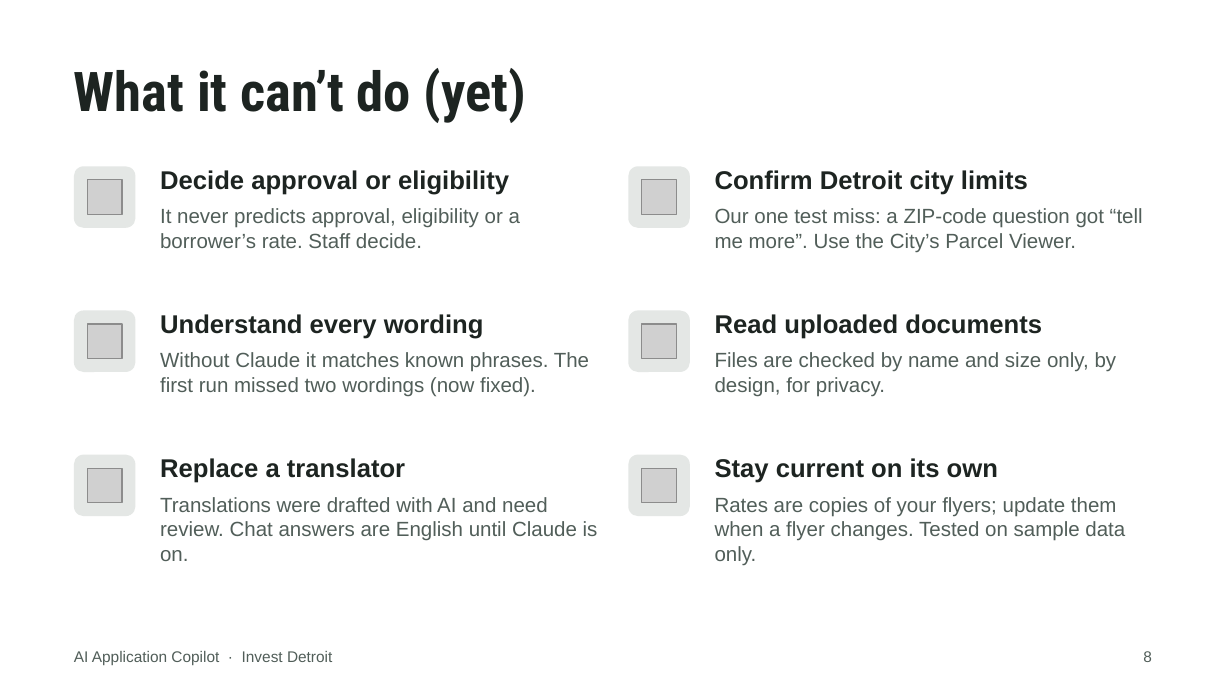
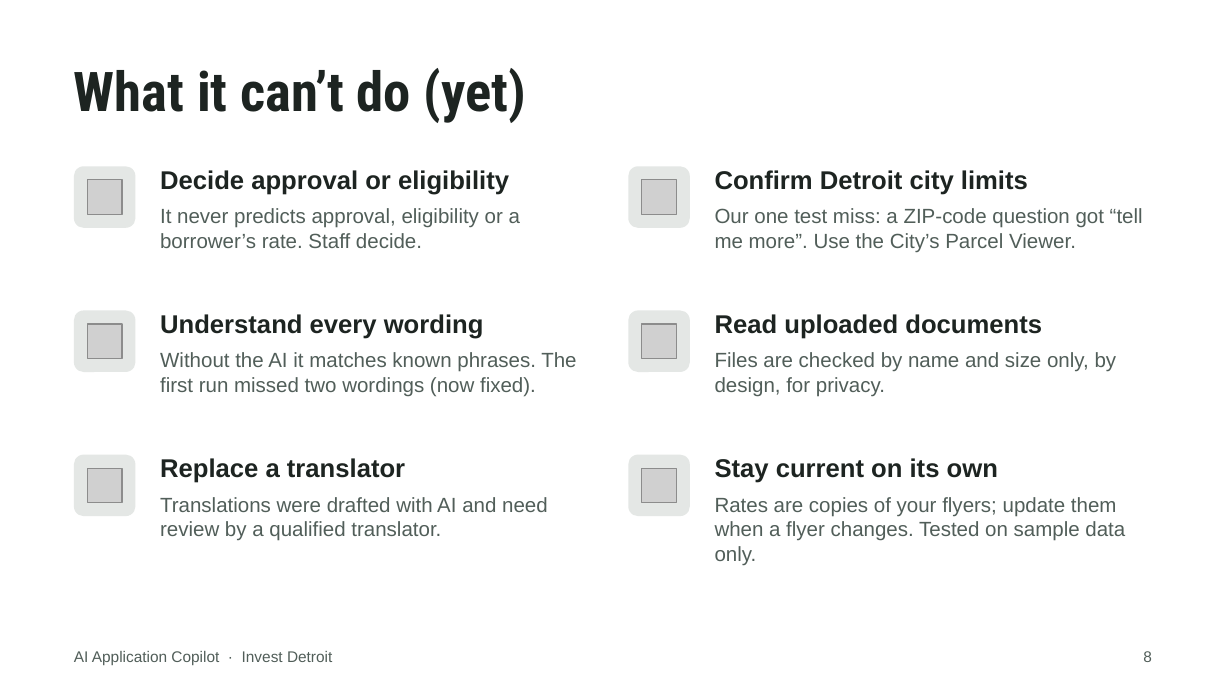
Before and after one commit to Ross-Business-Tech/Invest-Detroit-Project-1, a slide deck: slide 8 of docs/slides/Invest-Detroit-Copilot-Client-Deck.pptx. Drawn at 1232x693 pixels with LibreOffice and Linux fonts; fonts in the diff are those of the drawing; grey boxes stand for pictures; background and template pictures are left out. Boxes give left, top, right and bottom in pixels: in the first picture for what was removed or moved away, otherwise in the second. Text is boxed around its words. In the diff, an @@ line names an element or a change of style, - is before the commit and + after.

```diff
--- a/docs/slides/Invest-Detroit-Copilot-Client-Deck.pptx
+++ b/docs/slides/Invest-Detroit-Copilot-Client-Deck.pptx
@@ text at bbox=[160, 352, 576, 397]: text changed @@
-Without Claude it matches known phrases. The first run missed two wordings (now fixed).
+Without the AI it matches known phrases. The first run missed two wordings (now fixed).
@@ text at bbox=[160, 497, 548, 541]: text changed @@
-Translations were drafted with AI and need review. Chat answers are English until Claude is on.
+Translations were drafted with AI and need review by a qualified translator.
```
Also in this commit, not shown: 3 other slides changed, 7 other files.
